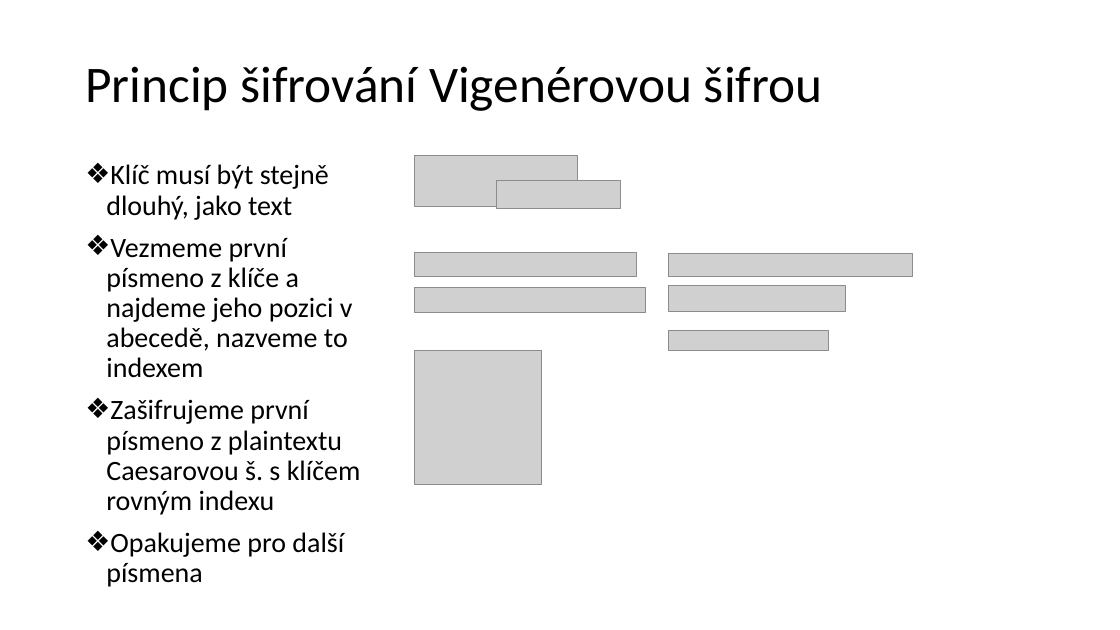
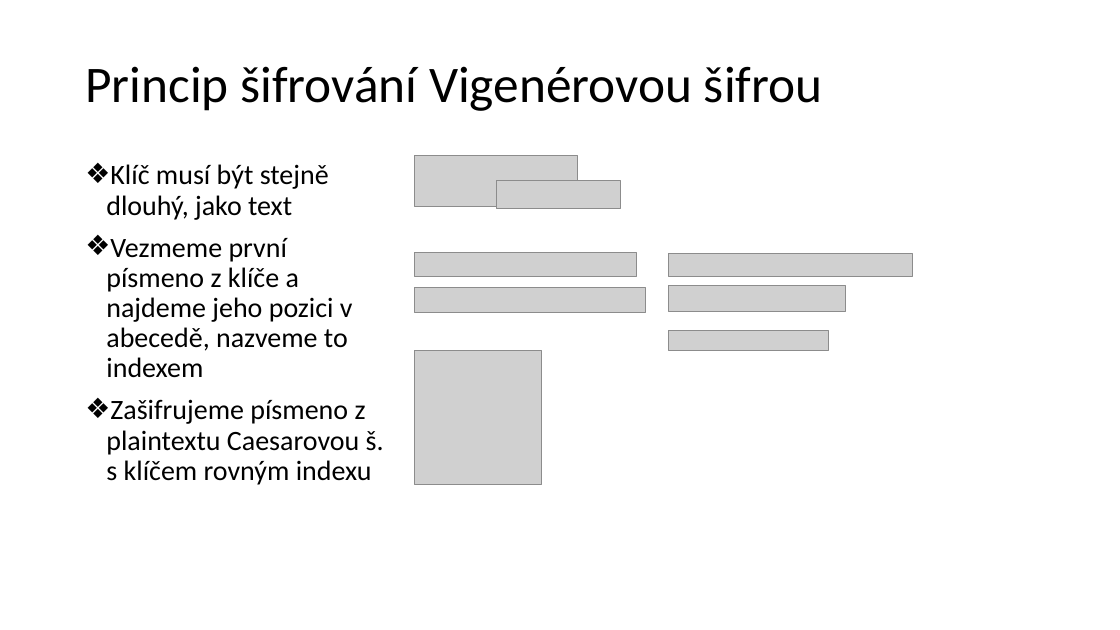
Before and after one commit to Xantus103/Kryptografie-prezentace, a slide deck: slide 5 of zaba.ppsx. Drawn at 1120x630 pixels with LibreOffice and Linux fonts; fonts in the diff are those of the drawing; grey boxes stand for pictures; background and template pictures are left out. Boxes give left, top, right and bottom in pixels: in the first picture for what was removed or moved away, otherwise in the second. Text is boxed around its words. In the diff, an @@ line names an element or a change of style, - is before the commit and + after.

```diff
--- a/zaba.ppsx
+++ b/zaba.ppsx
@@ text at [106, 399, 384, 485]: text changed @@
-❖ Zašifrujeme první písmeno z plaintextu Caesarovou š. s klíčem rovným indexu
-❖ Opakujeme pro další písmena
+❖ Zašifrujeme písmeno z plaintextu Caesarovou š. s klíčem rovným indexu
```
Also in this commit, not shown: 9 other slides changed, 3 other files.
